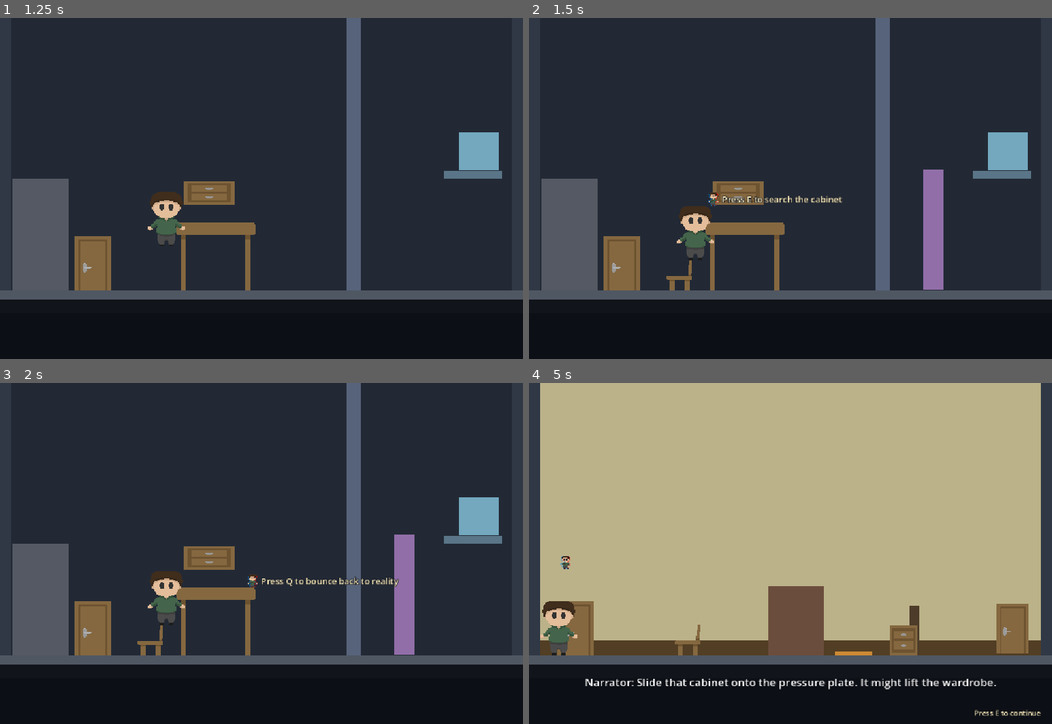
Above: before the commit, frames 1-4 (two rows, left to right).
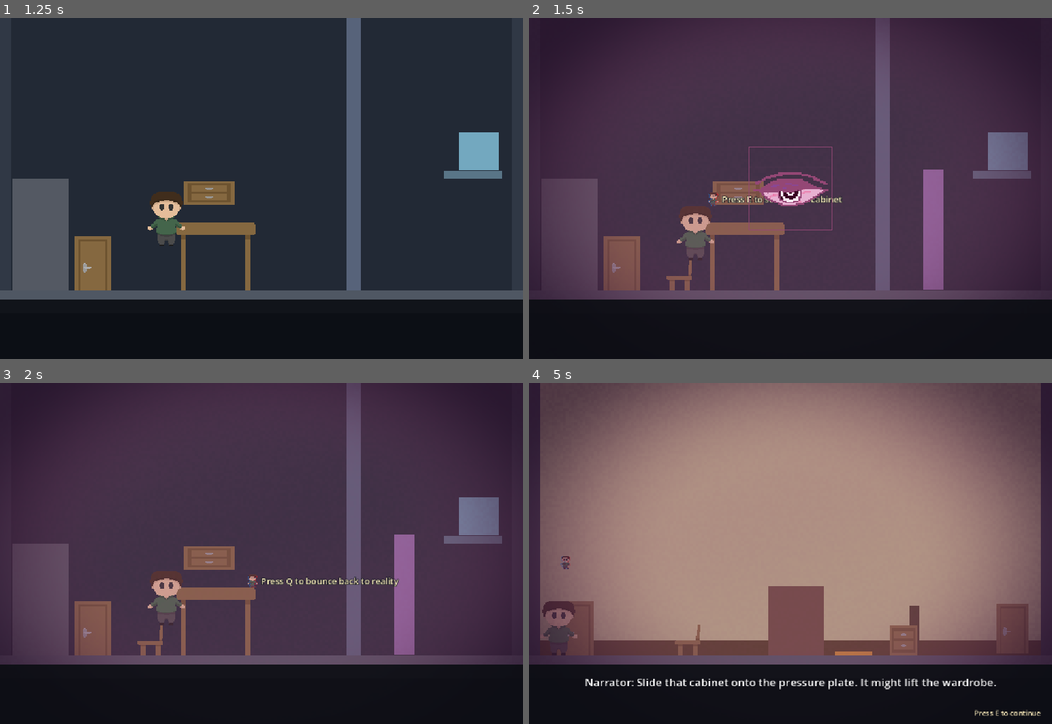
Above: after the commit, the same moments.

Repository: zjezdzalka/bounceBack
Game: Godot game, scene res://Scenes/Levels/basement.tscn
The game is run twice, just before and just after one commit, with the same random seed, the same clock (stepped at 60 frames per second) and the same inputs. This scene is started directly instead of the project's main scene.
Inputs (mouse positions are in pixels of both pictures, inside the frame that each line leads up to):
- Up to frame 1 (1.25 s): tap E (house_interact) at 0.5 s; move the mouse to (235, 256) at 0.52 s; hold D (house_right) from 0.53 s (still down); hold E (house_interact) from 0.53 s (still down); click (235, 256) at 0.67 s; tap Space (house_jump) at 0.77 s
- Up to frame 2 (1.5 s): keep holding D (house_right); move the mouse to (947, 239) at 1.27 s; release E (house_interact) at 1.28 s; tap Q (house_switch) at 1.35 s; click (947, 239) at 1.42 s
- Up to frame 3 (2 s): keep holding D (house_right); tap Space (house_jump) at 1.52 s
- Up to frame 4 (5 s): tap Q (house_switch) at 2, 4.35 s; move the mouse to (633, 502) at 2.02 s; release D (house_right) at 2.03 s; hold A (house_left) 2.03-4.28 s; tap N at 2.1 s; click (633, 502) at 2.17 s; tap E (house_interact) at 2.75, 3.5 s; move the mouse to (816, 553) at 2.77 s; tap R at 2.85 s; click (816, 553) at 2.92 s; tap Space (house_jump) at 3.02, 3.77, 4.52 s; move the mouse to (712, 468) at 3.52 s; hold E (house_interact) 3.53-4.28 s; click (712, 468) at 3.67 s; move the mouse to (905, 536) at 4.27 s; hold D (house_right) from 4.28 s (still down); click (905, 536) at 4.42 s

Frame 1 is identical in both runs. In frame 2, 63% of the frame differs, in the area x 0-100%, y 0-83%; in frame 3, 62%; in frame 4, 75%.

Commit message:
animacja + kolor halucynacji

Diff:
--- /dev/null
+++ b/Scenes/Levels/hallucination_mask.gdshader
@@ -0,0 +1,20 @@
+shader_type canvas_item;
+render_mode unshaded;
+
+uniform vec4 tint : source_color = vec4(0.580392, 0.278431, 0.458824, 1.0);
+
+float grain_at(vec2 cell) {
+	return fract(sin(dot(cell, vec2(12.9898, 78.233))) * 43758.5453);
+}
+
+void fragment() {
+	vec2 centered = (UV - vec2(0.5)) * vec2(1.0, 0.88);
+	float breath = sin(TIME * 1.55);
+	float edge = smoothstep(0.24, 0.63, length(centered) + breath * 0.018);
+	float haze = sin(UV.y * 9.0 + UV.x * 5.0 - TIME * 0.8);
+	float grain = grain_at(floor(FRAGCOORD.xy / 3.0)) - 0.5;
+	vec3 shadow = tint.rgb * vec3(0.24, 0.17, 0.33);
+	vec3 color = mix(tint.rgb, shadow, edge * 0.92);
+	float opacity = 0.29 + edge * 0.43 + breath * 0.025 + haze * 0.018 + grain * 0.036;
+	COLOR = vec4(color, clamp(opacity, 0.0, 1.0));
+}
--- a/Scenes/Levels/house_level.gd
+++ b/Scenes/Levels/house_level.gd
@@ -76,6 +76,7 @@
 var lines: Array[String] = []
 
 func _ready() -> void:
+	_create_hallucination_effect()
 	_fit_avatar_hitbox(original, Vector2(43, 118))
 	bed_spawn = original.position
 	_create_back_door()
@@ -616,6 +617,7 @@
 	player.set_physics_process(true)
 
 func _refresh_objects() -> void:
+	_update_hallucination_effect()
 	match stage:
 		Stage.ROOM:
 			_show_prop("RoomKey", hallucinating and room_door_checked and not room_key)
@@ -830,3 +832,56 @@
 	shape.shape = surface
 	shape.one_way_collision = true
 	head.add_child(shape)
+
+const EYE_FRAMES := [
+	preload("res://Art/House/eye_closed.png"),
+	preload("res://Art/House/eye_open.png"),
+	preload("res://Art/House/eye_spiral.png")
+]
+
+var hallucination_tint: ColorRect
+var hallucination_eye: TextureRect
+var eye_animation: Tween
+
+func _create_hallucination_effect() -> void:
+	var tint_layer := CanvasLayer.new()
+	tint_layer.layer = 1
+	add_child(tint_layer)
+	hallucination_tint = ColorRect.new()
+	var mask_material := ShaderMaterial.new()
+	mask_material.shader = preload("res://Scenes/Levels/hallucination_mask.gdshader")
+	hallucination_tint.material = mask_material
+	hallucination_tint.mouse_filter = Control.MOUSE_FILTER_IGNORE
+	tint_layer.add_child(hallucination_tint)
+	hallucination_tint.set_anchors_and_offsets_preset(Control.PRESET_FULL_RECT)
+	hallucination_tint.hide()
+	$HUD.layer = 2
+	var eye_layer := CanvasLayer.new()
+	eye_layer.layer = 3
+	add_child(eye_layer)
+	hallucination_eye = TextureRect.new()
+	hallucination_eye.texture_filter = CanvasItem.TEXTURE_FILTER_NEAREST
+	hallucination_eye.mouse_filter = Control.MOUSE_FILTER_IGNORE
+	hallucination_eye.expand_mode = TextureRect.EXPAND_IGNORE_SIZE
+	eye_layer.add_child(hallucination_eye)
+	hallucination_eye.set_anchors_and_offsets_preset(Control.PRESET_CENTER)
+	hallucination_eye.offset_left = -96
+	hallucination_eye.offset_top = -96
+	hallucination_eye.offset_right = 96
+	hallucination_eye.offset_bottom = 96
+	hallucination_eye.hide()
+
+func _update_hallucination_effect() -> void:
+	if hallucination_tint.visible == hallucinating:
+		return
+	hallucination_tint.visible = hallucinating
+	if eye_animation and eye_animation.is_running():
+		eye_animation.kill()
+	var first := 0 if hallucinating else 2
+	var last := 2 - first
+	hallucination_eye.texture = EYE_FRAMES[first]
+	hallucination_eye.show()
+	eye_animation = create_tween()
+	eye_animation.tween_callback(hallucination_eye.set_texture.bind(EYE_FRAMES[1])).set_delay(0.10)
+	eye_animation.tween_callback(hallucination_eye.set_texture.bind(EYE_FRAMES[last])).set_delay(0.10)
+	eye_animation.tween_callback(hallucination_eye.hide).set_delay(0.12)
Binary file added: Art/House/eye_closed.png
Not shown, added: Art/House/eye_closed.png.import
Binary file added: Art/House/eye_open.png
Not shown, added: Art/House/eye_open.png.import
Binary file added: Art/House/eye_spiral.png
Not shown, added: Art/House/eye_spiral.png.import
Not shown, added: Scenes/Levels/hallucination_mask.gdshader.uid
